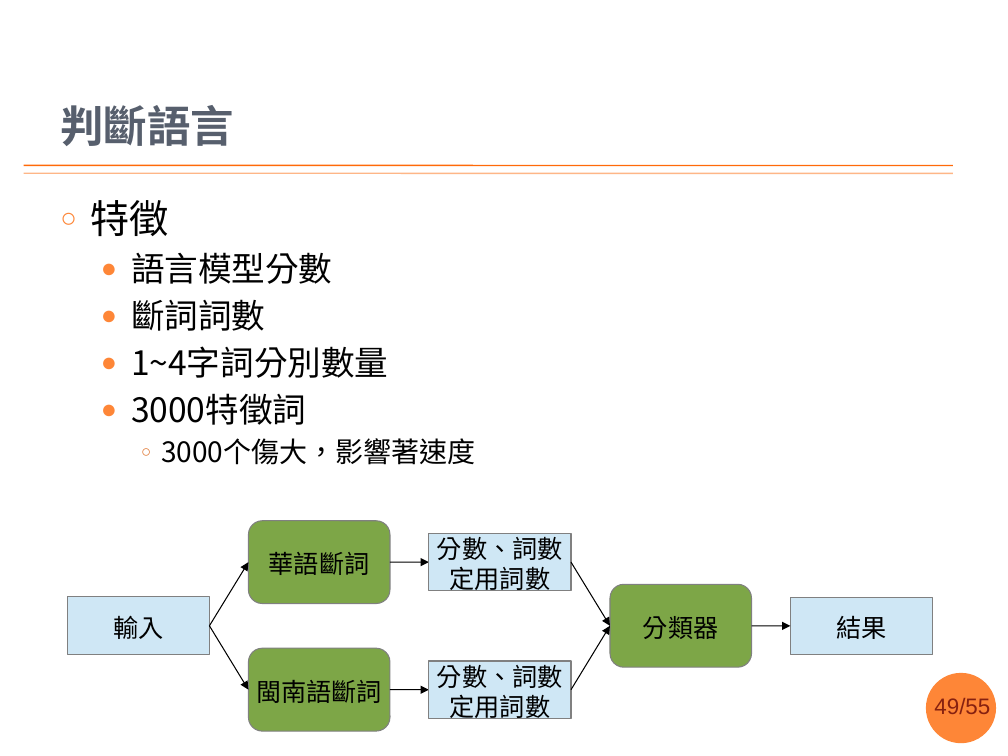
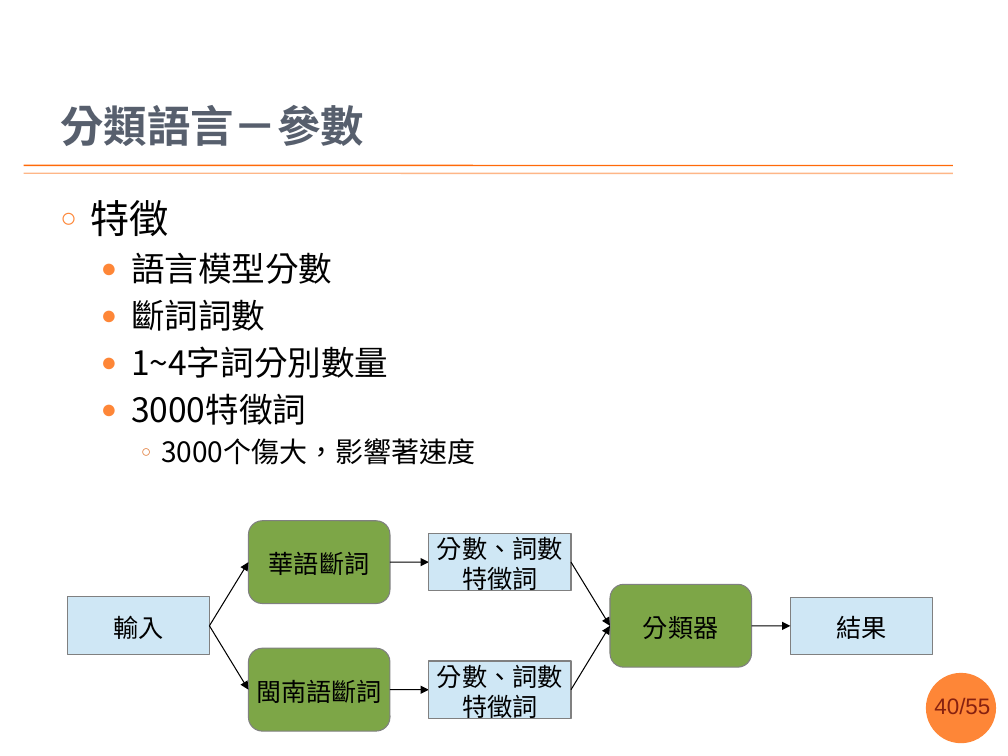
Before and after one commit to sih4sing5hong5/po3-ko3_tau5-iann2-phinn3, a slide deck: slide 40 of 翻譯報告.pptx (slide 49 before the commit). Drawn at 1008x756 pixels with LibreOffice and Linux fonts; fonts in the diff are those of the drawing; background and template pictures are left out. Boxes give left, top, right and bottom in pixels: in the first picture for what was removed or moved away, otherwise in the second. Text is boxed around its words. In the diff, an @@ line names an element or a change of style, - is before the commit and + after.

```diff
--- a/翻譯報告.pptx
+++ b/翻譯報告.pptx
@@ title at [60,105,364,146]: text changed @@
-判斷語言
+分類語言－參數
@@ text in rectangle at [462,566,538,594]: text changed; font Lato to Arial @@
-定用詞數
+特徵詞
@@ text in rectangle at [462,694,538,722]: text changed; font Lato to Arial @@
-定用詞數
+特徵詞
@@ page number at [934,698,990,714]: text changed @@
-49/55
+40/55
```
Also in this commit, not shown: 11 other slides changed, 7 slides added.
